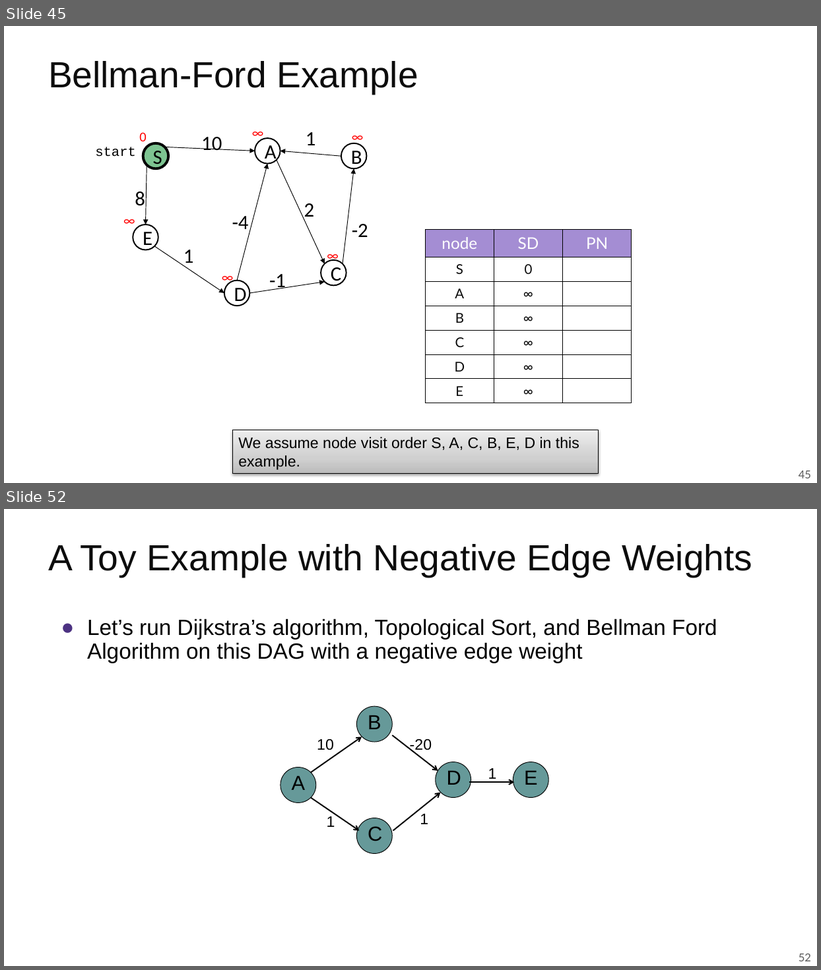
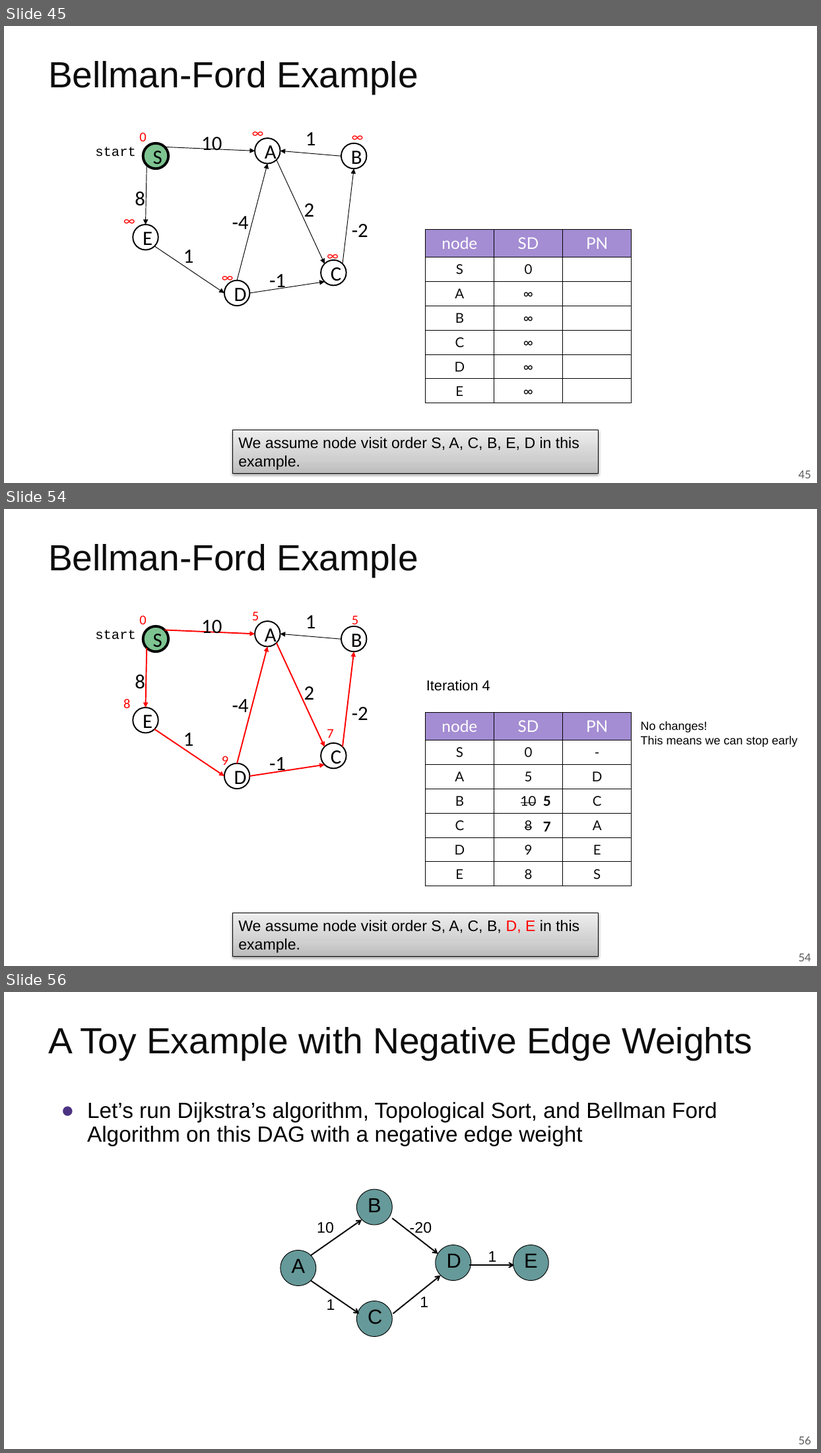
Before and after one commit to guhofstra/CSC175Sp26, a slide deck: PPTs/Lecture 5.1 Shortest Paths Algorithms.pptx. Shown one above the other, each under a label of ours: slides 45 and 52 before the commit, slides 45, 54 and 56 after it; the slides between them are not shown. The pictures are 821x970 and 821x1453 pixels, drawn with LibreOffice and Linux fonts; fonts in the diff are those of the drawing. Boxes give left, top, right and bottom in pixels: in the first picture for what was removed or moved away, otherwise in the second. Text is boxed around its words. In the diff, an @@ line names an element or a change of style, - is before the commit and + after.

```diff
--- a/PPTs/Lecture 5.1 Shortest Paths Algorithms.pptx
+++ b/PPTs/Lecture 5.1 Shortest Paths Algorithms.pptx
@@ slide 54 added at [4, 509, 817, 966], background #FFFFFF; not listed: 1 template element that a slide beside it also shows @@
@@ title added at [48, 544, 418, 578], 43 pt, text #0C0C0C @@
+Bellman-Ford Example
@@ group added at [123, 612, 368, 789]: 14 texts, 8 arrows, 6 ellipses @@
+S
+A
+E
+D
+B
+C
+10
+1
+2
+-2
+-1
+1
+8
+-4
+5
+5
+9
+8
+7
+0
@@ text added at [95, 630, 135, 640], 16 pt, text #000000 @@
+start
@@ text added at [426, 680, 490, 691], 17 pt, text #000000 @@
+Iteration 4
@@ table added at [426, 713, 632, 887], 7 rows, 3 columns @@
+node | SD | PN
+S | 0 | -
+A | 5 | D
+B | 10 | C
+C | 8 | A
+D | 9 | E
+E | 8 | S
@@ text added at [641, 722, 798, 747], 14 pt, text #000000 @@
+No changes!
+This means we can stop early
@@ text added at [543, 796, 551, 806], 16 pt, text #000000, bold @@
+5
@@ text added at [543, 822, 551, 832], 16 pt, text #000000, bold @@
+7
@@ rectangle added at [233, 914, 599, 956], fill gradient #BDBDBD to #D1D1D1 to #EEEEEE, outline #000000 0.75 pt, 18 pt, text #000000 @@
+We assume node visit order S, A, C, B, D, E in this example.
@@ what was slide 52 is now slide 56 @@
@@ page number at [799, 1437, 811, 1445]: text changed @@
-52
+56
```
Also in this commit, not shown: 7 slides changed, 3 other slides added, 1 other file.
